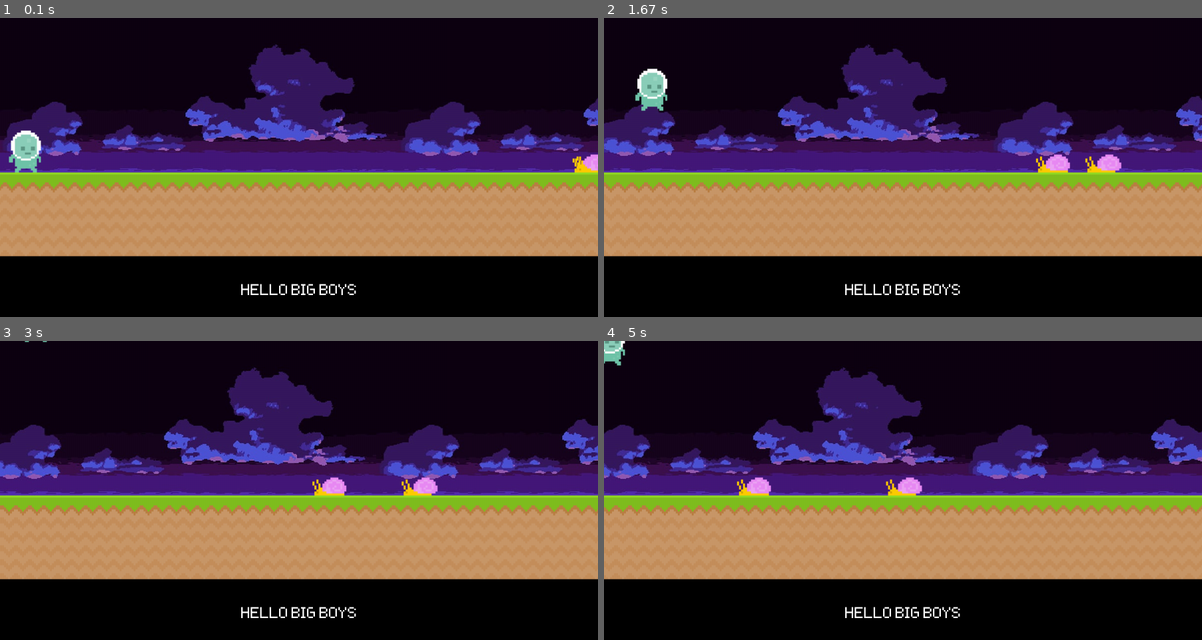
Above: before the commit, frames 1-4 (two rows, left to right).
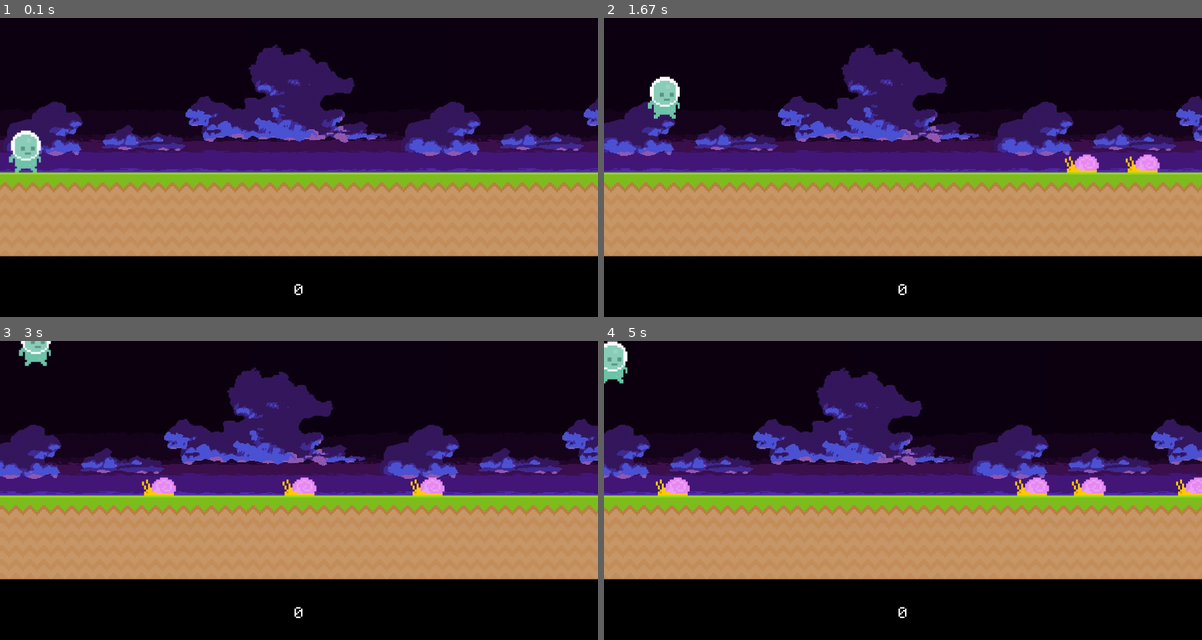
Above: after the commit, the same moments.

Repository: LocoCodeNinja/pygame_runner
Game: pygame game, started from main.py
Same seed, same stepped clock (60 frames per second), same inputs: the game is played once before the commit and once after it.
Inputs:
- Up to frame 1 (0.1 s): no input
- Up to frame 2 (1.67 s): tap Space at 0.33, 0.73, 1.03, 1.23, 1.53 s; hold D 0.67-1.13 s; hold D 1.17-1.63 s
- Up to frame 3 (3 s): hold A 1.67-2.2 s; tap Space at 1.73, 2.03, 2.3, 2.6, 2.73 s; hold A 2.23-2.63 s; hold D from 2.67 s (still down)
- Up to frame 4 (5 s): tap Space at 3.03, 3.4, 3.7, 3.9, 4.2, 4.4, 4.7, 4.9 s; release D at 3.3 s; hold A 3.33-3.8 s; hold D 3.83-4.3 s; hold D 4.33-4.8 s; hold A from 4.83 s (still down)

The runs differ from the first frame. In frame 1, 0.6% of the frame differs, in the area x 40-100%, y 45-93%; in frame 2, 2.2%; in frame 3, 1.8%; in frame 4, 2.4%, in the area x 0-100%, y 0-93%.

Commit message:
test.py works and adds/displays score when snail loop resets

Diff:
--- a/main.py
+++ b/main.py
@@ -1,41 +1,48 @@
-import pygame, sys, random, math
+import pygame
+import sys
+import random
+import math
 
 BASE_PATH = 'C:/Users/Kitsa/OneDrive/Desktop/pyrunner/pygame_runner'
 font_path = BASE_PATH + '/fonts/pixeltype.ttf'
 image_path = BASE_PATH + '/graphics/'
 SCREEN_HEIGHT = 600
 SCREEN_WIDTH = 1200
-
+snails = []
+scored_snails = []
+max_snails = 4  # Maximum number of snails on the screen at a time
+
+# Initialize game state variables
 game_active = True
+player_score = 0
 scroll_sky = 0
 scroll_ground = 0
 snail_y = 310
 snail1_speed = 3
 snail2_speed = 2
-# Initialize movement variables
 moving_left = False
 moving_right = False
 is_midair = False
 
 pygame.init()
-screen = pygame.display.set_mode((SCREEN_WIDTH,SCREEN_HEIGHT)) #width,height
+screen = pygame.display.set_mode((SCREEN_WIDTH, SCREEN_HEIGHT))
 pygame.display.set_caption('Test Game')
 clock = pygame.time.Clock()
 test_font = pygame.font.Font(font_path, 50)
 
 sky_surface = pygame.image.load(image_path + 'sky.png').convert()
 ground_surface = pygame.image.load(image_path + 'ground.png').convert()
-score_surf = test_font.render('HELLO BIG BOYS', False, 'White')
+score_surf = test_font.render(str(player_score), False, 'White')
 end_surf = test_font.render('Game Over', False, 'White')
 end_continue_surf = test_font.render('Press SPACE to continue', False, 'White')
 end_exit_surf = test_font.render('Press ESCAPE to exit', False, 'White')
 
-score_rect = score_surf.get_rect(center = (SCREEN_WIDTH/2, SCREEN_HEIGHT-50))
+score_rect = score_surf.get_rect(center=(SCREEN_WIDTH / 2, SCREEN_HEIGHT - 50))
 snail1_surface = pygame.image.load(image_path + 'snail/snail1.png').convert_alpha()
-snail1_rect = snail1_surface.get_rect(midbottom = (SCREEN_WIDTH, snail_y))
+snail1_rect = snail1_surface.get_rect(midbottom=(SCREEN_WIDTH, snail_y))
 
 snail2_surface = pygame.image.load(image_path + 'snail/snail2.png').convert_alpha()
-snail2_rect = snail2_surface.get_rect(midbottom = (SCREEN_WIDTH, snail_y))
+snail2_rect = snail2_surface.get_rect(midbottom=(SCREEN_WIDTH, snail_y))
 
 player_surface = pygame.image.load(image_path + 'player/player_walk_1.png').convert_alpha()
 player_rect = player_surface.get_rect(midbottom=(50, 310))
@@ -43,22 +50,68 @@
 
 sky_width = sky_surface.get_width()
 ground_width = ground_surface.get_width()
-tiles = math.ceil(SCREEN_WIDTH/sky_width) + 1
+tiles = math.ceil(SCREEN_WIDTH / sky_width) + 1
+
+
+class Snail:
+    def __init__(self, x, speed):
+        self.surface = pygame.image.load(image_path + 'snail/snail1.png').convert_alpha()
+        self.rect = self.surface.get_rect(midbottom=(x, snail_y))
+        self.speed = speed
+
+    def update(self):
+        self.rect.x -= self.speed
+        if self.rect.right <= 0:
+            self.rect.left = SCREEN_WIDTH
+            self.speed = random.randint(3, 8)
+
+
+# Create initial snails
+for _ in range(max_snails):
+    x = random.randint(SCREEN_WIDTH, SCREEN_WIDTH * 2)
+    speed = random.randint(3, 8)
+    snail = Snail(x, speed)
+    snails.append(snail)
+
+
+def reset_game():
+    # Reset game state variables
+    global game_active, player_score, scroll_sky, scroll_ground, snail1_speed, snail2_speed, moving_left, moving_right, is_midair, scored_snails, score_surf
+    game_active = True
+    scored_snails = set()
+    player_score = 0
+    score_surf = test_font.render(str(player_score), False, 'White')  # Clear the player score
+    scroll_sky = 0
+    scroll_ground = 0
+    snail1_speed = 3
+    snail2_speed = 2
+    moving_left = False
+    moving_right = False
+    is_midair = False
+    # Reset player position
+    player_rect.midbottom = (50, 310)
+    player_gravity = 0
+    # Reset snail positions
+    snail1_rect.midbottom = (SCREEN_WIDTH, snail_y)
+    snail2_rect.midbottom = (SCREEN_WIDTH, snail_y)
 
 
 while True:
-
-    #exit loop
     for event in pygame.event.get():
         if event.type == pygame.QUIT:
             pygame.quit()
             exit()
 
-        # Jump if spacekey down
+        # Jump if space key is pressed
         if event.type == pygame.KEYDOWN:
-            if event.key == pygame.K_SPACE and not is_midair:
-                player_gravity = -20
+            if event.key == pygame.K_SPACE and not is_midair and game_active:
+                player_gravity = -18
                 is_midair = True
+
+            # Check for game restart
+            if not game_active:
+                if event.key == pygame.K_SPACE:
+                    reset_game()
 
         # Check for key presses
         if event.type == pygame.KEYDOWN:
@@ -84,63 +137,67 @@
         is_midair = False
 
     if game_active:
-        #draw background
+        # Draw background
         for i in range(0, tiles):
             screen.blit(sky_surface, (i * sky_width + scroll_sky, 0))
         for i in range(0, tiles):
             screen.blit(ground_surface, (i * ground_width + scroll_ground, 310))
 
-        #scroll background
+        # Scroll background
         scroll_sky -= 0.25
         scroll_ground -= 1
 
-        #reset scroll
+        # Reset scroll
         if abs(scroll_sky) > sky_width:
             scroll_sky = 0
         if abs(scroll_ground) > ground_width:
             scroll_ground = 0
 
-        #draw snails
-        screen.blit(snail1_surface, snail1_rect)
-        screen.blit(snail2_surface, snail2_rect)
-
-        #draw player
+        # Move and draw snails
+        for snail in snails:
+            snail.update()
+            screen.blit(snail.surface, snail.rect)
+
+            # Check if player jumped over a snail
+            if snail.rect.right < player_rect.left and snail.rect not in scored_snails:
+                scored_snails.append(snail.rect)
+                player_score += 10
+                score_surf = test_font.render(str(player_score), False, 'White')
+
+        # Draw player
         player_gravity += 1
         player_rect.y += player_gravity
         if player_rect.bottom >= 310:
             player_rect.bottom = 310
         screen.blit(player_surface, player_rect)
 
-        #draw text
+        # Draw text
+        score_surf = test_font.render(str(player_score), False, 'White')
+        score_rect = score_surf.get_rect(center=(SCREEN_WIDTH / 2, SCREEN_HEIGHT - 50))
         screen.blit(score_surf, score_rect)
 
-        #moves the rect
-        snail1_rect.x -= snail1_speed
-        snail2_rect.x -= snail2_speed
-
-        if snail1_rect.right <= 0:
-            snail1_rect.left = SCREEN_WIDTH
-            snail1_speed = random.randint(3, 8)
-
-        if snail2_rect.right <= 0:
-            snail2_rect.left = SCREEN_WIDTH
-            snail2_speed = random.randint(3, 8)
-
-        if snail1_rect.colliderect(player_rect) or snail2_rect.colliderect(player_rect):
-            game_active = False
+        # Check if snails collide with the player
+        for snail in snails:
+            for rect in scored_snails:
+                if rect.colliderect(player_rect):
+                    game_active = False
+                    break
+
     else:
-        #screen.fill('Black')
+        # Display game over screen
+        screen.fill('Black')
         screen.blit(score_surf, score_rect)
         screen.blit(end_surf, (400, 200))
-        screen.blit(end_continue_surf, (400, 230))
-        screen.blit(end_exit_surf, (400, 260))
-
+        screen.blit(end_continue_surf, (400, 240))
+        screen.blit(end_exit_surf, (400, 280))
+
+        # Handle game restart in the game over state
         if event.type == pygame.KEYDOWN:
             if event.key == pygame.K_ESCAPE:
                 pygame.quit()
                 exit()
             elif event.key == pygame.K_SPACE:
-                game_active = True
+                reset_game()
 
     pygame.display.update()
-    clock.tick(60) #should not run faster than 60 fps / max fps
+    clock.tick(60)
--- a/test.py
+++ b/test.py
@@ -8,6 +8,7 @@
 
 # Initialize game state variables
 game_active = True
+player_score = 0
 scroll_sky = 0
 scroll_ground = 0
 snail_y = 310
@@ -16,6 +17,8 @@
 moving_left = False
 moving_right = False
 is_midair = False
+scored_snail1 = False
+scored_snail2 = False
 
 pygame.init()
 screen = pygame.display.set_mode((SCREEN_WIDTH, SCREEN_HEIGHT))
@@ -25,7 +28,7 @@
 
 sky_surface = pygame.image.load(image_path + 'sky.png').convert()
 ground_surface = pygame.image.load(image_path + 'ground.png').convert()
-score_surf = test_font.render('HELLO BIG BOYS', False, 'White')
+score_surf = test_font.render(str(player_score), False, 'White')
 end_surf = test_font.render('Game Over', False, 'White')
 end_continue_surf = test_font.render('Press SPACE to continue', False, 'White')
 end_exit_surf = test_font.render('Press ESCAPE to exit', False, 'White')
@@ -47,8 +50,9 @@
 
 def reset_game():
     # Reset game state variables
-    global game_active, scroll_sky, scroll_ground, snail1_speed, snail2_speed, moving_left, moving_right, is_midair
+    global game_active, player_score, scroll_sky, scroll_ground, snail1_speed, snail2_speed, moving_left, moving_right, is_midair, player_gravity, scored_snail1, scored_snail2
     game_active = True
+    player_score = 0
     scroll_sky = 0
     scroll_ground = 0
     snail1_speed = 3
@@ -56,6 +60,8 @@
     moving_left = False
     moving_right = False
     is_midair = False
+    scored_snail1 = False
+    scored_snail2 = False
     # Reset player position
     player_rect.midbottom = (50, 310)
     player_gravity = 0
@@ -71,8 +77,8 @@
 
         # Jump if spacekey down
         if event.type == pygame.KEYDOWN:
-            if event.key == pygame.K_SPACE and not is_midair:
-                player_gravity = -20
+            if event.key == pygame.K_SPACE and not is_midair and game_active:
+                player_gravity = -18
                 is_midair = True
 
             # Check for game restart
@@ -120,9 +126,37 @@
         if abs(scroll_ground) > ground_width:
             scroll_ground = 0
 
+        # Fill the background of the score area
+        score_background = pygame.Surface((score_rect.width, score_rect.height))
+        score_background.fill((0, 0, 0))  # Fill with black color
+        screen.blit(score_background, score_rect)
+
+        # Update score surface and rectangle
+        player_score_surf = test_font.render(str(player_score), False, 'White')
+        score_rect = player_score_surf.get_rect(center=(SCREEN_WIDTH / 2, SCREEN_HEIGHT - 50))
+
+        # Render the updated score
+        screen.blit(player_score_surf, score_rect)
+
         # Draw snails
         screen.blit(snail1_surface, snail1_rect)
         screen.blit(snail2_surface, snail2_rect)
+
+        #moves the rect
+        snail1_rect.x -= snail1_speed
+        snail2_rect.x -= snail2_speed
+
+        if snail1_rect.right <= 0:
+            snail1_rect.left = SCREEN_WIDTH
+            snail1_speed = random.randint(3, 8)
+            player_score += 1
+            score_surf = test_font.render(str(player_score), False, 'White')
+
+        if snail2_rect.right <= 0:
+            snail2_rect.left = SCREEN_WIDTH
+            snail2_speed = random.randint(3, 8)
+            player_score += 1
+            score_surf = test_font.render(str(player_score), False, 'White')
 
         # Draw player
         player_gravity += 1
@@ -131,9 +165,6 @@
             player_rect.bottom = 310
         screen.blit(player_surface, player_rect)
 
-        # Draw text
-        screen.blit(score_surf, score_rect)
-
         # Move snails
         snail1_rect.x -= snail1_speed
         snail2_rect.x -= snail2_speed
@@ -141,6 +172,7 @@
         # Check if snails collide with the player
         if snail1_rect.colliderect(player_rect) or snail2_rect.colliderect(player_rect):
             game_active = False
+
     else:
         # Display game over screen
         screen.fill('Black')
--- /dev/null
+++ b/test2.py
@@ -0,0 +1,8 @@
+import pygame, random, math, sys
+
+# Configurations
+BASE_PATH = 'C:/Users/Kitsa/OneDrive/Desktop/pyrunner/pygame_runner'
+font_path = BASE_PATH + '/fonts/pixeltype.ttf'
+image_path = BASE_PATH + '/graphics/'
+SCREEN_HEIGHT = 600
+SCREEN_WIDTH = 1200
